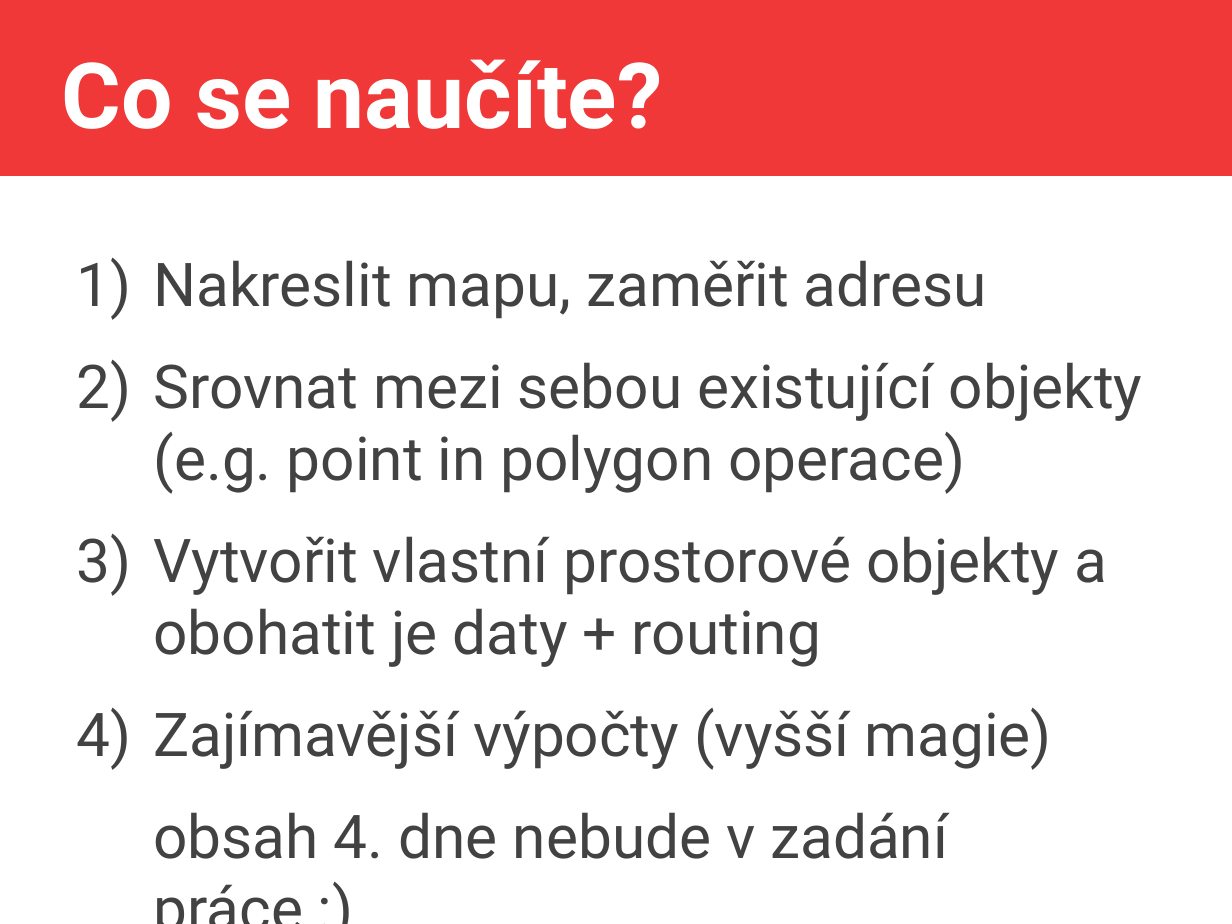
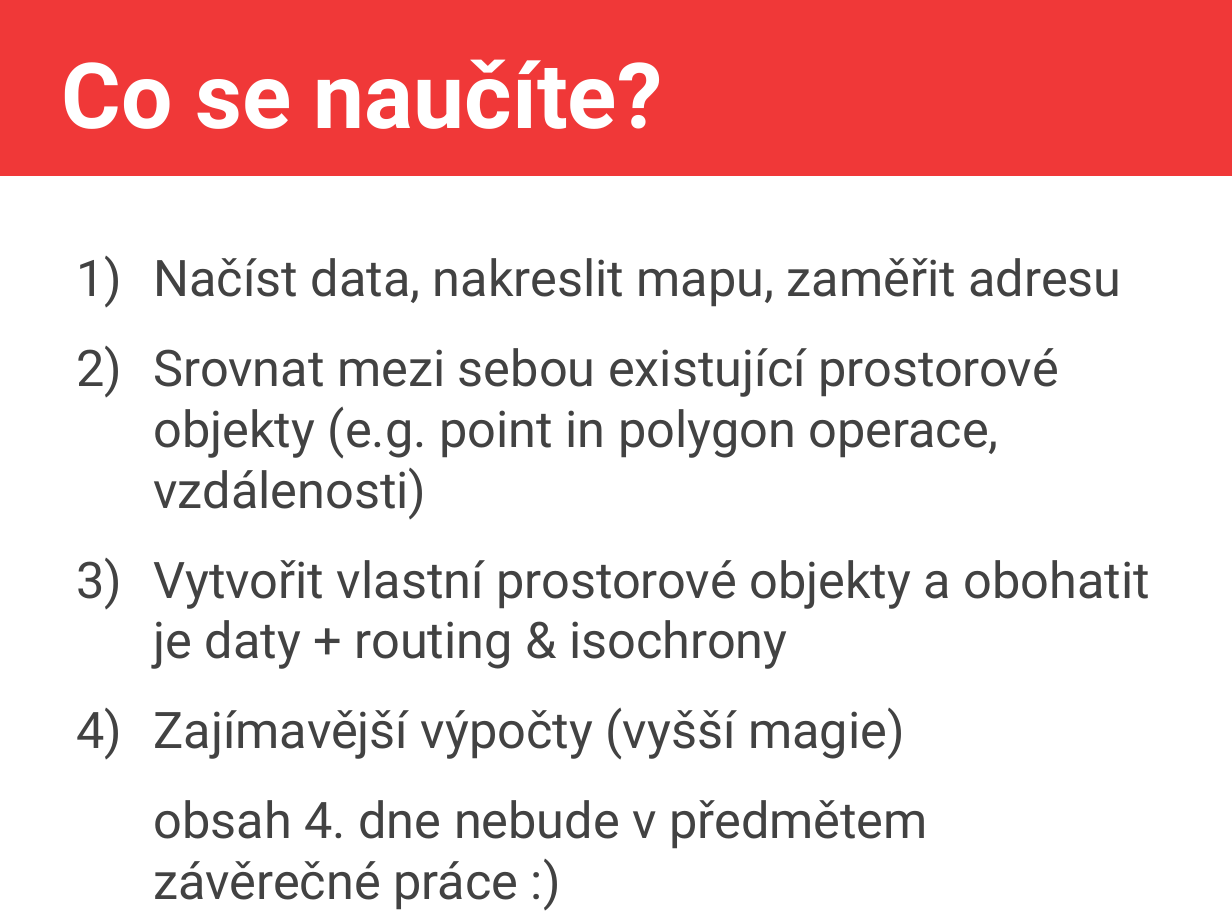
Before and after one commit to jlacko/4EK418, a slide deck: slide 4 of prez/0 - intro 4EK418.odp. Drawn at 1232x924 pixels with LibreOffice and Linux fonts; fonts in the diff are those of the drawing. Boxes give left, top, right and bottom in pixels: in the first picture for what was removed or moved away, otherwise in the second. Text is boxed around its words. In the diff, an @@ line names an element or a change of style, - is before the commit and + after.

```diff
--- a/prez/0 - intro 4EK418.odp
+++ b/prez/0 - intro 4EK418.odp
@@ text at bbox=[154, 258, 1150, 669]: text changed; size 38.9 to 32.5 pt @@
-1) Nakreslit mapu, zaměřit adresu
-2) Srovnat mezi sebou existující objekty (e.g. point in polygon operace)
-3) Vytvořit vlastní prostorové objekty a obohatit je daty + routing
+1) Načíst data, nakreslit mapu, zaměřit adresu
+2) Srovnat mezi sebou existující prostorové objekty (e.g. point in polygon operace, vzdálenosti)
+3) Vytvořit vlastní prostorové objekty a obohatit je daty + routing & isochrony
@@ text at bbox=[154, 708, 904, 760]: size 38.9 to 32.5 pt in "Zajímavější výpočty (vyšší magie)" @@
@@ text at bbox=[154, 800, 620, 839]: text changed; size 38.9 to 32.5 pt @@
-obsah 4. dne nebude v zadání práce :)
+obsah 4. dne nebude v předmětem závěrečné práce :)
```
Also in this commit, not shown: 1 other file.
